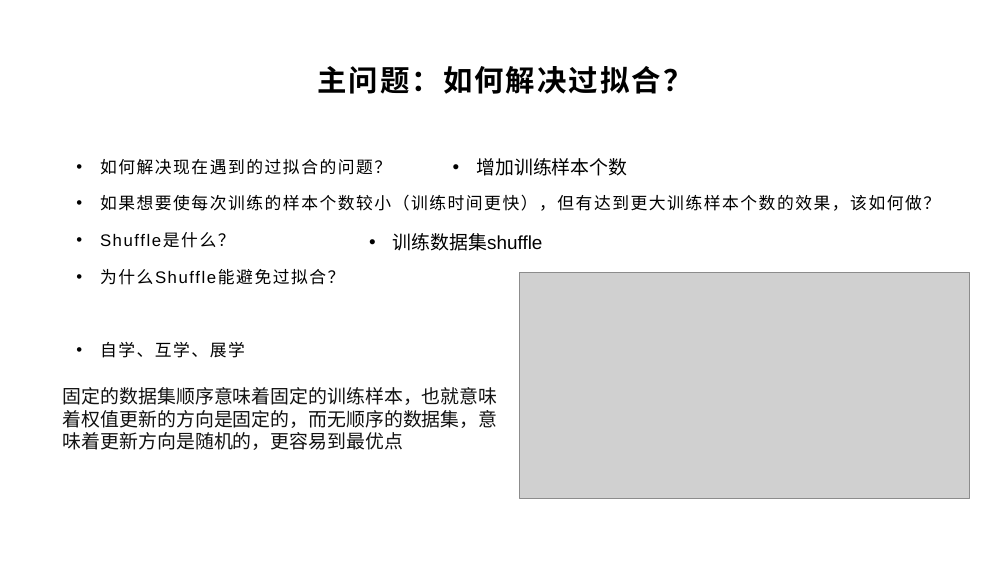
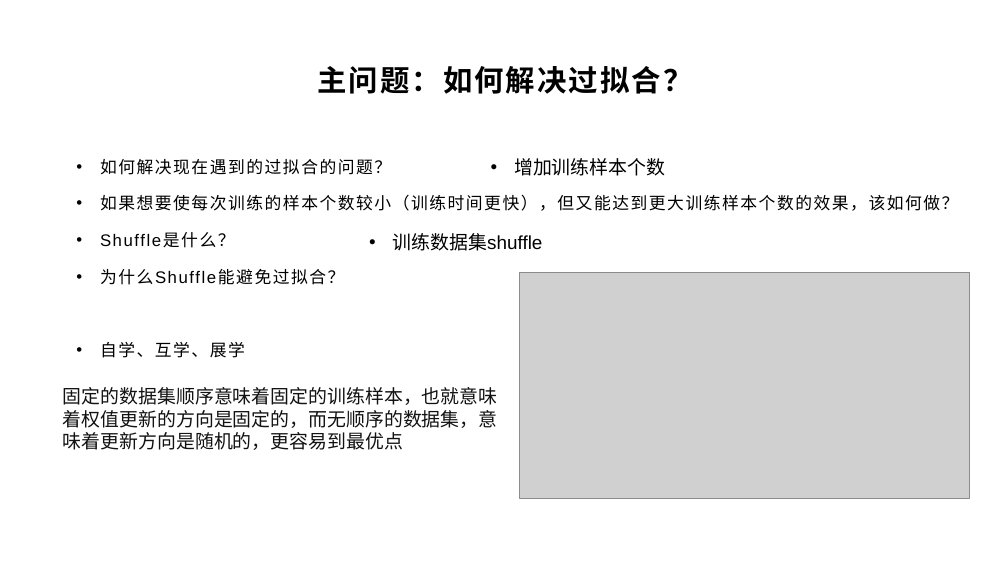
Before and after one commit to yyc-git/DeepLearningEdu, a slide deck: slide 28 of lessons/5_handwriting_by_linear_layer/ppt/用全连接层识别手写数字.pptx. Drawn at 1008x567 pixels with LibreOffice and Linux fonts; fonts in the diff are those of the drawing; grey boxes stand for pictures; background and template pictures are left out. Boxes give left, top, right and bottom in pixels: in the first picture for what was removed or moved away, otherwise in the second. Text is boxed around its words. In the diff, an @@ line names an element or a change of style, - is before the commit and + after.

Commit message:
feat(5_handwriting_by_linear_layer): update ppt

```diff
--- a/lessons/5_handwriting_by_linear_layer/ppt/用全连接层识别手写数字.pptx
+++ b/lessons/5_handwriting_by_linear_layer/ppt/用全连接层识别手写数字.pptx
@@ text "增加训练样本个数" at [514, 158, 665, 176]: list level 1 to 2 in "增加训练样本个数" @@
@@ text at [100, 194, 958, 211]: text changed @@
-• 如果想要使每次训练的样本个数较小（训练时间更快），但有达到更大训练样本个数的效果，该如何做？
+• 如果想要使每次训练的样本个数较小（训练时间更快），但又能达到更大训练样本个数的效果，该如何做？
```
